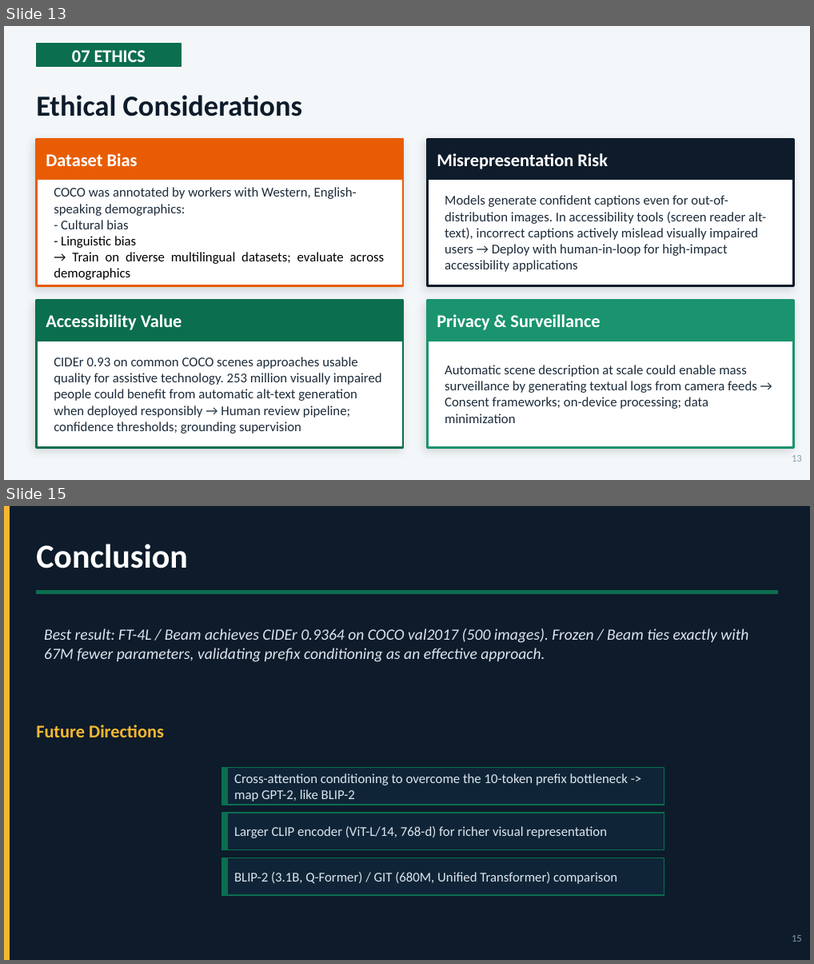
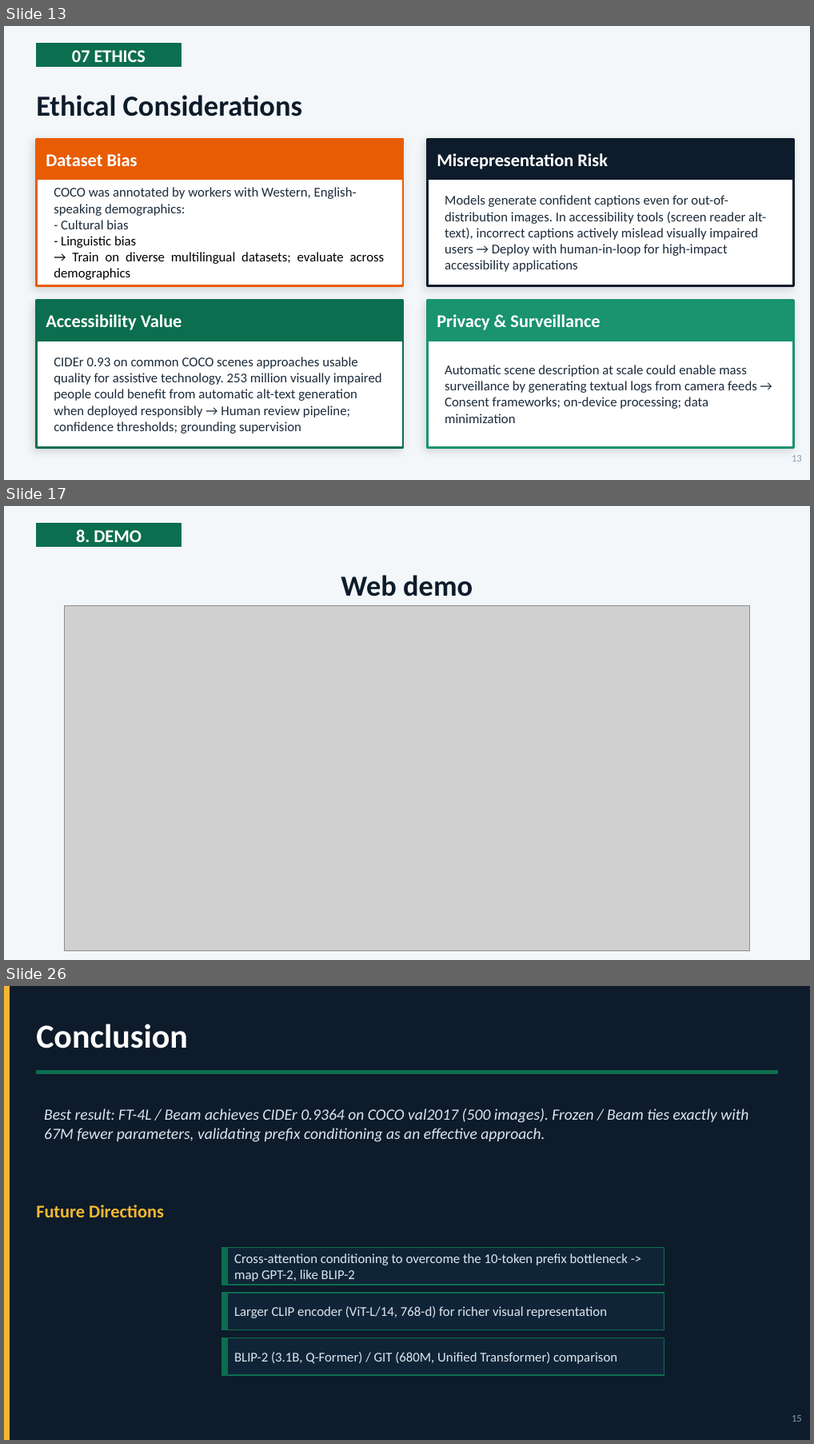
Before and after one commit to lequo-neu/Generative_Project, a slide deck: reports/Generative_Presentation_Group8.pptx. Shown one above the other, each under a label of ours: slides 13 and 15 before the commit, slides 13, 17 and 26 after it; the slides between them are not shown. The pictures are 814x964 and 814x1444 pixels, drawn with LibreOffice and Linux fonts; fonts in the diff are those of the drawing; grey boxes stand for pictures. Boxes give left, top, right and bottom in pixels: in the first picture for what was removed or moved away, otherwise in the second. Text is boxed around its words. In the diff, an @@ line names an element or a change of style, - is before the commit and + after.

```diff
--- a/reports/Generative_Presentation_Group8.pptx
+++ b/reports/Generative_Presentation_Group8.pptx
@@ slide 17 added at [4, 506, 810, 960], background #F4F7F9 @@
@@ rectangle added at [36, 524, 182, 546], fill #0B6E4F, outline #0B6E4F 1 pt @@
@@ text added at [76, 529, 142, 542], 16 pt, text #FFFFFF, bold @@
+8. DEMO
@@ text added at [341, 575, 473, 596], 26 pt, text #0D1B2A, bold @@
+Web demo
@@ picture added at [65, 605, 750, 950] @@
@@ what was slide 15 is now slide 26 @@
```
Also in this commit, not shown: 1 slide changed, 10 other slides added, 7 other files.
